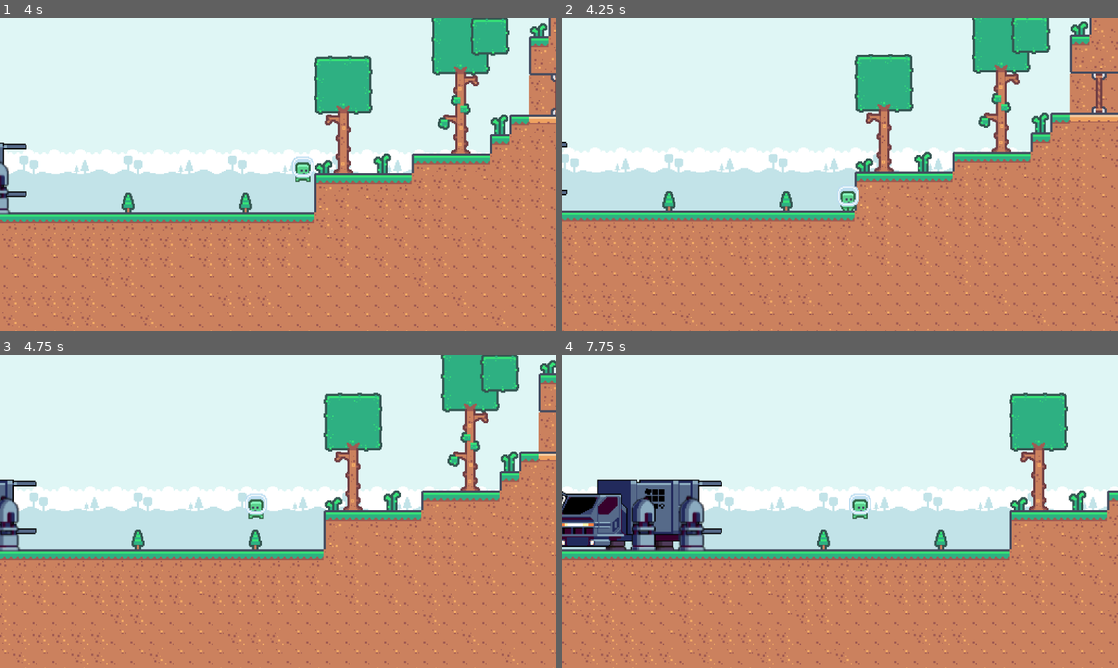
Above: before the commit, frames 1-4 (two rows, left to right).
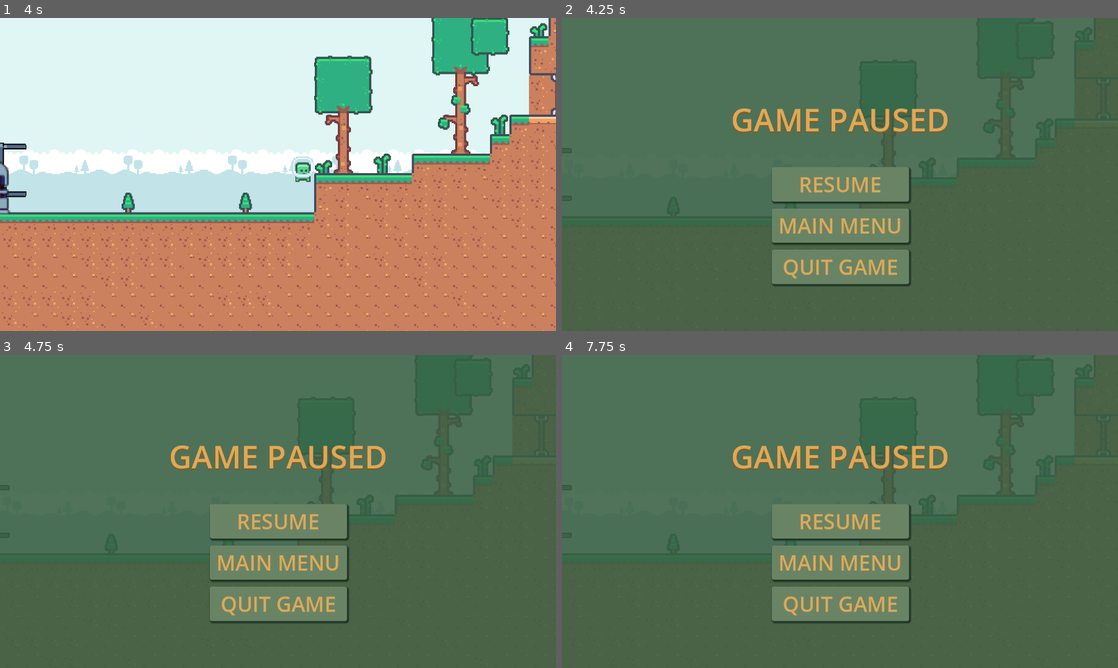
Above: after the commit, the same moments.

Repository: Nexilios/SideScrollingDelivery
Game: Godot game, scene res://scenes/game.tscn
Two runs of this game, one before a commit and one after it. Both use one fixed random seed, a clock stepped at 60 frames per second and the inputs below. Sound files missing from this copy of the repository are replaced by a short silence.
Inputs:
- Up to frame 1 (4 s): hold E (interact) 0.53-1.28 s; hold D (move_right) 0.53-2.03 s; tap Space (jump) at 0.77, 1.52, 3.02, 3.77 s; tap E (interact) at 1.35, 2.85 s; hold A (move_left) 2.03-2.78 s; hold E (interact) 2.03-2.78 s; hold D (move_right) from 2.78 s (still down); hold E (interact) from 3.53 s (still down)
- Up to frame 2 (4.25 s): keep holding D (move_right); keep holding E (interact); tap Escape (pause) at 4.15 s
- Up to frame 3 (4.75 s): release D (move_right) at 4.28 s; release E (interact) at 4.28 s; hold A (move_left) from 4.28 s (still down); tap E (interact) at 4.35 s; tap Space (jump) at 4.52 s
- Up to frame 4 (7.75 s): release A (move_left) at 5.03 s; hold D (move_right) 5.03-5.78 s; hold E (interact) 5.03-5.78 s; hold A (move_left) 5.78-7.28 s; tap E (interact) at 5.85, 7.35 s; tap Space (jump) at 6.02, 6.77, 7.52 s; hold E (interact) 6.53-7.28 s; hold D (move_right) from 7.28 s (still down)

Frame 1 is identical in both runs. In frame 2, 99% of the frame differs, in the area x 0-100%, y 0-100%; in frame 3, 100%; in frame 4, 100%.
Error before the commit: Parse Error: Could not find type "Recipient" in the current scope. (res://scripts/game_manager.gd:6)

Commit message:
Main Delivery Mechanics, Optimizations, Sounds
+ Finished package delivery mechanic.
+ Added sound for spawning packages.
+ Imported spritesheet for UI.
+ Added DeliveryArrow to Player for directing player to recipient.
~ Optimized priority area2d implementations

Diff:
--- /dev/null
+++ b/scenes/direction_arrow.tscn
@@ -0,0 +1,12 @@
+[gd_scene load_steps=3 format=3 uid="uid://bvorb3bstchs8"]
+
+[ext_resource type="Texture2D" uid="uid://1ww3o78roqib" path="res://assets/tileset/UIpackSheet_transparent.png" id="1_gpgil"]
+[ext_resource type="Script" path="res://scripts/direction_arrow.gd" id="1_kb03g"]
+
+[node name="DirectionArrow" type="Node2D"]
+script = ExtResource("1_kb03g")
+
+[node name="Sprite2D" type="Sprite2D" parent="."]
+texture = ExtResource("1_gpgil")
+region_enabled = true
+region_rect = Rect2(306, 434, 16, 12)
--- a/scenes/game.tscn
+++ b/scenes/game.tscn
@@ -1,10 +1,12 @@
-[gd_scene load_steps=12 format=3 uid="uid://dl0ja6aeutr2y"]
+[gd_scene load_steps=18 format=3 uid="uid://dl0ja6aeutr2y"]
 
 [ext_resource type="PackedScene" uid="uid://kadvgg4106co" path="res://scenes/game_manager.tscn" id="1_41nem"]
 [ext_resource type="PackedScene" uid="uid://bkyprnm4r55ag" path="res://scenes/player.tscn" id="1_byd86"]
 [ext_resource type="Texture2D" uid="uid://bi15a10ptvwf2" path="res://assets/tileset/tilemap-backgrounds.png" id="1_gqarg"]
 [ext_resource type="Texture2D" uid="uid://ngxhyvubepfh" path="res://assets/tileset/tilemap.png" id="2_sk5vj"]
 [ext_resource type="PackedScene" uid="uid://db6p0de700xhc" path="res://scenes/truck.tscn" id="4_xj2wq"]
+[ext_resource type="PackedScene" uid="uid://c7bg808610anm" path="res://scenes/pause_menu.tscn" id="6_a1vf7"]
+[ext_resource type="PackedScene" uid="uid://k1c2d2ls26nu" path="res://scenes/recipient_area.tscn" id="7_2wt5h"]
 
 [sub_resource type="TileSetAtlasSource" id="TileSetAtlasSource_jjw2x"]
 texture = ExtResource("1_gqarg")
@@ -657,10 +659,30 @@
 [sub_resource type="WorldBoundaryShape2D" id="WorldBoundaryShape2D_uhqjm"]
 normal = Vector2(-1, 0)
 
+[sub_resource type="RectangleShape2D" id="RectangleShape2D_iphdu"]
+size = Vector2(22, 26)
+
+[sub_resource type="RectangleShape2D" id="RectangleShape2D_2x4hr"]
+size = Vector2(22, 25)
+
+[sub_resource type="RectangleShape2D" id="RectangleShape2D_gw7pq"]
+size = Vector2(22, 24)
+
+[sub_resource type="RectangleShape2D" id="RectangleShape2D_1wn16"]
+size = Vector2(22, 24)
+
 [node name="Game" type="Node2D"]
 
-[node name="GameManager" parent="." node_paths=PackedStringArray("truck") instance=ExtResource("1_41nem")]
+[node name="CanvasLayer" type="CanvasLayer" parent="."]
+
+[node name="PauseMenu" parent="CanvasLayer" instance=ExtResource("6_a1vf7")]
+visible = false
+
+[node name="GameManager" parent="." node_paths=PackedStringArray("pause_menu", "truck", "recipients_folder") instance=ExtResource("1_41nem")]
+unique_name_in_owner = true
+pause_menu = NodePath("../CanvasLayer/PauseMenu")
 truck = NodePath("../Truck")
+recipients_folder = NodePath("../Recipients")
 
 [node name="Background" type="TileMap" parent="."]
 tile_set = SubResource("TileSet_08dui")
@@ -710,6 +732,40 @@
 position_smoothing_enabled = true
 editor_draw_limits = true
 
+[node name="Recipients" type="Node" parent="."]
+
+[node name="RecipientArea" parent="Recipients" instance=ExtResource("7_2wt5h")]
+position = Vector2(957, 460)
+
+[node name="CollisionShape2D" parent="Recipients/RecipientArea" index="1"]
+shape = SubResource("RectangleShape2D_iphdu")
+
+[node name="RecipientArea2" parent="Recipients" instance=ExtResource("7_2wt5h")]
+position = Vector2(1065, 458)
+
+[node name="CollisionShape2D" parent="Recipients/RecipientArea2" index="1"]
+position = Vector2(0, 1.5)
+shape = SubResource("RectangleShape2D_2x4hr")
+
+[node name="RecipientArea3" parent="Recipients" instance=ExtResource("7_2wt5h")]
+position = Vector2(-69, 551)
+
+[node name="CollisionShape2D" parent="Recipients/RecipientArea3" index="1"]
+position = Vector2(0, -1)
+shape = SubResource("RectangleShape2D_gw7pq")
+
+[node name="RecipientArea4" parent="Recipients" instance=ExtResource("7_2wt5h")]
+position = Vector2(-195, 552)
+
+[node name="CollisionShape2D" parent="Recipients/RecipientArea4" index="1"]
+position = Vector2(0, -2)
+shape = SubResource("RectangleShape2D_1wn16")
+
 [node name="Truck" parent="." instance=ExtResource("4_xj2wq")]
 z_index = 1
 position = Vector2(317, 531)
+
+[editable path="Recipients/RecipientArea"]
+[editable path="Recipients/RecipientArea2"]
+[editable path="Recipients/RecipientArea3"]
+[editable path="Recipients/RecipientArea4"]
--- /dev/null
+++ b/scenes/package_spawn_sound.tscn
@@ -0,0 +1,8 @@
+[gd_scene load_steps=2 format=3 uid="uid://b3dvn3oy11kkj"]
+
+[ext_resource type="AudioStream" uid="uid://c3robvisqxaw7" path="res://assets/sounds/poof.mp3" id="1_br1r4"]
+
+[node name="AudioStreamPlayer2D" type="AudioStreamPlayer2D"]
+stream = ExtResource("1_br1r4")
+autoplay = true
+bus = &"SFX"
--- a/scenes/packages/base_package.tscn
+++ b/scenes/packages/base_package.tscn
@@ -2,7 +2,7 @@
 
 [ext_resource type="Script" path="res://scripts/package.gd" id="1_hdy3s"]
 [ext_resource type="PackedScene" uid="uid://4skxeuoh7okk" path="res://scenes/hovering_label.tscn" id="2_djtao"]
-[ext_resource type="Script" path="res://scripts/priority_area2d.gd" id="2_fclgs"]
+[ext_resource type="Script" path="res://scripts/package_area.gd" id="2_rj1mu"]
 
 [sub_resource type="LabelSettings" id="LabelSettings_7732v"]
 font_size = 20
@@ -12,6 +12,7 @@
 shadow_offset = Vector2(0.855, 1.19)
 
 [node name="Package" type="RigidBody2D"]
+z_index = 1
 collision_layer = 4
 collision_mask = 7
 script = ExtResource("1_hdy3s")
@@ -25,11 +26,12 @@
 collision_mask = 2
 input_pickable = false
 monitorable = false
-script = ExtResource("2_fclgs")
+script = ExtResource("2_rj1mu")
 
 [node name="CollisionShape2D" type="CollisionShape2D" parent="CollectArea"]
 
 [node name="Label" parent="." instance=ExtResource("2_djtao")]
+unique_name_in_owner = true
 offset_left = -6.0
 offset_top = -40.0
 offset_right = 6.0
@@ -38,8 +40,8 @@
 text = "E"
 label_settings = SubResource("LabelSettings_7732v")
 
-[connection signal="body_entered" from="CollectArea" to="." method="_on_body_entered"]
-[connection signal="body_exited" from="CollectArea" to="." method="_on_body_exited"]
-[connection signal="handle_interaction" from="CollectArea" to="." method="_handle_interaction"]
+[connection signal="body_entered" from="CollectArea" to="CollectArea" method="_on_body_entered"]
+[connection signal="body_exited" from="CollectArea" to="CollectArea" method="_on_body_exited"]
+[connection signal="handle_interaction" from="CollectArea" to="CollectArea" method="_handle_interaction"]
 
 [editable path="Label"]
--- /dev/null
+++ b/scenes/packages/package_spawn_particle.tscn
@@ -0,0 +1,25 @@
+[gd_scene load_steps=3 format=3 uid="uid://d0ht6ved7bxqu"]
+
+[sub_resource type="Curve" id="Curve_2ncml"]
+_data = [Vector2(0, 1), 0.0, 0.0, 0, 0, Vector2(1, 0), 0.0, 0.0, 0, 0]
+point_count = 2
+
+[sub_resource type="Gradient" id="Gradient_o3jxo"]
+offsets = PackedFloat32Array(0, 0.427027)
+colors = PackedColorArray(0.911623, 0.59848, 0.130493, 1, 1, 1, 1, 1)
+
+[node name="SpawnParticle" type="CPUParticles2D"]
+emitting = false
+amount = 50
+lifetime = 0.5
+one_shot = true
+explosiveness = 1.0
+spread = 180.0
+gravity = Vector2(0, 0)
+initial_velocity_min = 25.0
+initial_velocity_max = 75.0
+scale_amount_min = 2.0
+scale_amount_max = 4.0
+scale_amount_curve = SubResource("Curve_2ncml")
+color = Color(0.99441, 0.765307, 0.494972, 1)
+color_ramp = SubResource("Gradient_o3jxo")
--- a/scenes/player.tscn
+++ b/scenes/player.tscn
@@ -1,7 +1,8 @@
-[gd_scene load_steps=9 format=3 uid="uid://bkyprnm4r55ag"]
+[gd_scene load_steps=10 format=3 uid="uid://bkyprnm4r55ag"]
 
 [ext_resource type="Script" path="res://scripts/player.gd" id="1_k4knk"]
 [ext_resource type="Texture2D" uid="uid://daeaegn0u47hy" path="res://assets/character/tilemap-characters.png" id="2_iwedn"]
+[ext_resource type="PackedScene" uid="uid://bvorb3bstchs8" path="res://scenes/direction_arrow.tscn" id="3_mui1g"]
 
 [sub_resource type="AtlasTexture" id="AtlasTexture_wimg1"]
 atlas = ExtResource("2_iwedn")
@@ -68,3 +69,7 @@
 [node name="CollisionShape2D" type="CollisionShape2D" parent="."]
 position = Vector2(0, -6.05)
 shape = SubResource("CircleShape2D_y2o81")
+
+[node name="DirectionArrow" parent="." node_paths=PackedStringArray("player") instance=ExtResource("3_mui1g")]
+position = Vector2(0, -38)
+player = NodePath("..")
--- /dev/null
+++ b/scenes/recipient_area.tscn
@@ -0,0 +1,70 @@
+[gd_scene load_steps=7 format=3 uid="uid://k1c2d2ls26nu"]
+
+[ext_resource type="Script" path="res://scripts/recipient.gd" id="1_6m0r2"]
+[ext_resource type="Script" path="res://scripts/hovering_label.gd" id="2_kq85f"]
+[ext_resource type="AudioStream" uid="uid://d0h46m4ngkk7q" path="res://assets/sounds/delivery_sfx.mp3" id="3_fealk"]
+
+[sub_resource type="LabelSettings" id="LabelSettings_5mm3c"]
+font_color = Color(0.947199, 0.947199, 0.947199, 1)
+shadow_color = Color(0.10748, 0.10748, 0.10748, 0.580392)
+shadow_offset = Vector2(0.125, 1.1)
+
+[sub_resource type="Animation" id="Animation_nuops"]
+resource_name = "recipient_text_hover"
+length = 2.0
+tracks/0/type = "value"
+tracks/0/imported = false
+tracks/0/enabled = true
+tracks/0/path = NodePath(".:position")
+tracks/0/interp = 1
+tracks/0/loop_wrap = true
+tracks/0/keys = {
+"times": PackedFloat32Array(0, 1, 2),
+"transitions": PackedFloat32Array(1, 1, 1),
+"update": 0,
+"values": [Vector2(-20, -47), Vector2(-20, -40), Vector2(-20, -47)]
+}
+
+[sub_resource type="AnimationLibrary" id="AnimationLibrary_u7nvj"]
+_data = {
+"recipient_text_hover": SubResource("Animation_nuops")
+}
+
+[node name="RecipientArea" type="Area2D"]
+collision_mask = 2
+input_pickable = false
+monitorable = false
+script = ExtResource("1_6m0r2")
+input_priority = 2
+
+[node name="PositionMarker" type="Marker2D" parent="."]
+unique_name_in_owner = true
+position = Vector2(0, 14)
+
+[node name="CollisionShape2D" type="CollisionShape2D" parent="."]
+
+[node name="HoveringLabel" type="Label" parent="." node_paths=PackedStringArray("animation_player")]
+offset_left = -20.0
+offset_top = -47.0
+offset_right = 20.0
+offset_bottom = -24.0
+text = "E"
+label_settings = SubResource("LabelSettings_5mm3c")
+horizontal_alignment = 1
+vertical_alignment = 1
+script = ExtResource("2_kq85f")
+animation_player = NodePath("AnimationPlayer")
+
+[node name="AnimationPlayer" type="AnimationPlayer" parent="HoveringLabel"]
+libraries = {
+"": SubResource("AnimationLibrary_u7nvj")
+}
+
+[node name="AudioStreamPlayer2D" type="AudioStreamPlayer2D" parent="."]
+stream = ExtResource("3_fealk")
+volume_db = -6.0
+bus = &"SFX"
+
+[connection signal="body_entered" from="." to="." method="_on_body_entered"]
+[connection signal="body_exited" from="." to="." method="_on_body_exited"]
+[connection signal="handle_interaction" from="." to="." method="_on_handle_interaction"]
--- a/scenes/truck.tscn
+++ b/scenes/truck.tscn
@@ -1,7 +1,7 @@
 [gd_scene load_steps=8 format=3 uid="uid://db6p0de700xhc"]
 
 [ext_resource type="Script" path="res://scripts/truck.gd" id="1_awhwe"]
-[ext_resource type="Texture2D" uid="uid://b5bbqg6ixxgdc" path="res://assets/truck/Truck.png" id="1_ql5yx"]
+[ext_resource type="Texture2D" uid="uid://b5bbqg6ixxgdc" path="res://assets/props/Truck.png" id="2_8w71p"]
 [ext_resource type="PackedScene" uid="uid://4skxeuoh7okk" path="res://scenes/hovering_label.tscn" id="3_8m1ba"]
 
 [sub_resource type="RectangleShape2D" id="RectangleShape2D_gsgx0"]
@@ -38,18 +38,18 @@
 
 [node name="Truck" type="Area2D"]
 position = Vector2(37, -34)
-collision_mask = 2
+collision_mask = 6
 monitorable = false
 script = ExtResource("1_awhwe")
 packages = Array[String](["res://scenes/packages/small_package.tscn", "res://scenes/packages/long_package.tscn", "res://scenes/packages/wood_package.tscn"])
 input_priority = 1
 
+[node name="Sprite2D" type="Sprite2D" parent="."]
+texture = ExtResource("2_8w71p")
+
 [node name="CollisionShape2D" type="CollisionShape2D" parent="."]
 position = Vector2(39.5, 0)
 shape = SubResource("RectangleShape2D_gsgx0")
-
-[node name="Sprite2D" type="Sprite2D" parent="."]
-texture = ExtResource("1_ql5yx")
 
 [node name="Label" parent="." node_paths=PackedStringArray("animation_player") instance=ExtResource("3_8m1ba")]
 offset_left = 37.0
--- /dev/null
+++ b/scripts/direction_arrow.gd
@@ -0,0 +1,35 @@
+## Arrow node that points to the delivery location
+class_name DeliveryArrow extends Node2D
+
+@onready var arrow_sprite: Sprite2D = $Sprite2D
+@export var player: CharacterBody2D
+
+var target_position: Vector2
+var is_active: bool = false
+
+func _ready() -> void:
+	# Hide arrow initially
+	arrow_sprite.hide()
+
+func _process(_delta) -> void:
+	if !is_active:
+		return
+
+	# Calculate direction to target
+	if target_position:
+		var direction = (target_position - player.global_position).normalized()
+
+		# Calculate rotation angle
+		var angle = direction.angle()
+
+		# Set arrow rotation
+		arrow_sprite.rotation = angle
+
+func activate(delivery_position: Vector2) -> void:
+	target_position = delivery_position
+	is_active = true
+	arrow_sprite.show()
+
+func deactivate() -> void:
+	is_active = false
+	arrow_sprite.hide()
--- a/scripts/game_manager.gd
+++ b/scripts/game_manager.gd
@@ -1,28 +1,56 @@
 class_name GameManager extends Node
 
-signal game_over(score: int)
+signal game_ended(score: int)
 
+# UI
+@export var pause_menu: PauseMenu
+@export var game_over_menu: Control
+
+# Gameplay relevant
 @export var truck: Truck
-@export var recipients: Array[Recipient]
+@export var recipients_folder: Node
 
+var recipients: Array[Recipient]
+var _timer: SceneTreeTimer
 
 func _ready() -> void:
-	if recipients.size() > 0 and truck:
-		# Randomize Recipient Order
-		recipients.shuffle()
+	if recipients_folder:
+		for recp in recipients_folder.get_children():
+			recipients.append(recp)
 
-		set_recipient_id()
-		truck.setup_recipients(recipients)
+		if recipients.size() > 0 and truck:
+			# Randomize Recipient Order
+			recipients.shuffle()
+
+			set_recipient_id()
+			truck.setup_recipients(recipients)
 
 	if truck:
 		truck.package_spawned.connect(start_game, CONNECT_ONE_SHOT)
 
+	if pause_menu:
+		pause_menu.exit_game.connect(stop_game)
+
 func start_game() -> void:
-	get_tree().create_timer(60).timeout.connect(stop_game)
+	_timer = get_tree().create_timer(60)
+	_timer.timeout.connect(game_over)
 
 func set_recipient_id() -> void:
 	for recipient in recipients:
 		recipient.set_id(recipients.find(recipient))
 
-func stop_game() -> void:
-	pass
+func game_over() -> void:
+	HighscoreManager.save_highscore()
+	_timer = null
+
+	# Show game over scene
+
+
+func stop_game(quit: bool) -> void:
+	HighscoreManager.save_highscore()
+
+	if quit:
+		get_tree().quit()
+	else:
+		# Back to main menu
+		pass
--- a/scripts/input_manager.gd
+++ b/scripts/input_manager.gd
@@ -8,7 +8,7 @@
 func unregister_area(area: PriorityArea2D):
 	interaction_areas.erase(area)
 
-func handle_interaction():
+func handle_interaction(player: Player):
 	if interaction_areas.is_empty():
 		return
 
@@ -20,4 +20,4 @@
 
 	# Handle only the highest priority interaction
 	if sorted_areas.size() > 0:
-		sorted_areas[0].handle_interaction.emit()
+		sorted_areas[0].handle_interaction.emit(player)
--- a/scripts/package.gd
+++ b/scripts/package.gd
@@ -1,14 +1,21 @@
 class_name BasePackage extends RigidBody2D
-
-@onready var label: HoveringLabel = $Label
-@onready var collect_area: Area2D = $CollectArea
 
 @export var package_score: float = 50.0
 
+var _recipient_location: Vector2:
+	set = set_recipient_location,
+	get = get_recipient_location
 
 var _package_id: int:
-	set = set_package_id
+	set = set_package_id,
+	get = get_package_id
 
+
+func set_recipient_location(loc: Vector2) -> void:
+	_recipient_location = loc
+
+func get_recipient_location() -> Vector2:
+	return _recipient_location
 
 func set_package_id(id: int) -> void:
 	if id >= 0:
@@ -16,18 +23,3 @@
 
 func get_package_id() -> int:
 	return _package_id
-
-func _on_body_entered(body: Node2D) -> void:
-	if body is Player:
-		InputManager.register_area(collect_area)
-		if label:
-			label.start_animation()
-
-func _on_body_exited(body: Node2D) -> void:
-	if body is Player:
-		InputManager.unregister_area(collect_area)
-		if label:
-			label.stop_animation()
-
-func _handle_interaction() -> void:
-	pass # Replace with function body.
--- /dev/null
+++ b/scripts/package_area.gd
@@ -0,0 +1,38 @@
+class_name PackageCollectArea extends PriorityArea2D
+
+@onready var label: HoveringLabel = %Label
+
+const pickup_sound_scene: PackedScene = preload("res://scenes/pickup_sound.tscn")
+
+func _on_body_entered(body: Node2D) -> void:
+	super(body)
+	if body is Player:
+		if label:
+			label.start_animation()
+
+func _on_body_exited(body: Node2D) -> void:
+	super(body)
+	if body is Player:
+		if label:
+			label.stop_animation()
+
+func _handle_interaction(player: Player) -> void:
+	if not player.package_held.is_empty():
+		return
+
+	if pickup_sound_scene:
+		var pickup_sound: AudioStreamPlayer2D = pickup_sound_scene.instantiate()
+		get_tree().root.add_child(pickup_sound)
+		pickup_sound.finished.connect(
+			func(): pickup_sound.queue_free()
+		, CONNECT_ONE_SHOT)
+
+	var package_data: Dictionary = {
+		"ID" = get_parent().get_package_id(),
+		"Score" = get_parent().package_score,
+		"Destination" = get_parent().get_recipient_location(),
+	}
+
+	player.package_collected(package_data)
+
+	get_parent().queue_free.call_deferred()
--- a/scripts/player.gd
+++ b/scripts/player.gd
@@ -1,3 +1,4 @@
+## Player character class
 class_name Player extends CharacterBody2D
 
 # Jump configuration
@@ -10,12 +11,24 @@
 @export var speed: float = 125.0
 @export var push_force: float = 30.0
 
+# Player animated sprite reference
+@onready var animated_sprite: AnimatedSprite2D = $AnimatedSprite2D
+@onready var direction_arrow: DeliveryArrow = $DirectionArrow
+
 # Automatically calculated physics variables
 var jump_velocity: float
 var jump_gravity: float
 var fall_gravity: float
+var package_held: Dictionary
 
-@onready var animated_sprite: AnimatedSprite2D = $AnimatedSprite2D
+
+func package_collected(package_data: Dictionary) -> void:
+	package_held = package_data
+	direction_arrow.activate(package_held.Destination)
+
+func package_delivered() -> void:
+	package_held.clear()
+	direction_arrow.deactivate()
 
 func _ready() -> void:
 	# Calculate initial jump velocity needed to reach desired height
@@ -28,9 +41,9 @@
 	fall_gravity = (2.0 * jump_height * cell_size) / pow(jump_time_to_descent, 2)
 
 # Handle Interactions
-func _unhandled_input(event):
+func _input(event: InputEvent) -> void:
 	if event.is_action_pressed("interact"):
-		InputManager.handle_interaction()
+		InputManager.handle_interaction(self)
 
 func _physics_process(delta: float) -> void:
 	# Apply appropriate gravity based on vertical movement
--- a/scripts/priority_area2d.gd
+++ b/scripts/priority_area2d.gd
@@ -3,7 +3,17 @@
 class_name PriorityArea2D extends Area2D
 
 ## Will emit this signal when there's interaction input.
-signal handle_interaction
+signal handle_interaction(player: Player)
 
 ## Lower number = higher priority
 @export var input_priority = 0
+
+
+func _on_body_entered(body: Node2D) -> void:
+	if body is Player:
+		InputManager.register_area(self)
+
+
+func _on_body_exited(body: Node2D) -> void:
+	if body is Player:
+		InputManager.unregister_area(self)
--- /dev/null
+++ b/scripts/recipient.gd
@@ -0,0 +1,55 @@
+class_name Recipient extends PriorityArea2D
+
+signal package_delivered(score: int)
+signal update_truck(recipient_id: int)
+
+@onready var label: HoveringLabel = $HoveringLabel
+@onready var audio: AudioStreamPlayer2D = $AudioStreamPlayer2D
+
+var recipient_location: Vector2
+
+func get_recipient_position() -> Vector2:
+	return %PositionMarker.global_position
+
+var _id: int:
+	set = set_id
+
+func set_id(id: int) -> void:
+	if id >= 0:
+		_id = id
+
+func get_id() -> int:
+	return _id
+
+func _player_have_correct_package(player: Player) -> bool:
+	if player.package_held.is_empty():
+		return false
+
+	return player.package_held.ID == get_id()
+
+func _on_body_entered(body: Node2D) -> void:
+	super(body)
+	if body is Player and _player_have_correct_package(body):
+		label.start_animation()
+
+func _on_body_exited(body: Node2D) -> void:
+	super(body)
+	if body is Player:
+		label.stop_animation()
+
+func _on_handle_interaction(player: Player) -> void:
+	if _player_have_correct_package(player):
+		# Hide interaction label
+		label.stop_animation()
+
+		# Update truck to be able to spawn 1 more package to this recipient
+		update_truck.emit(get_id())
+
+		# Update UI
+		package_delivered.emit(player.package_held.Score)
+
+		# Clear player package_held so player able to pick up another package
+		player.package_delivered()
+
+		# Play sound
+		audio.play()
--- a/scripts/truck.gd
+++ b/scripts/truck.gd
@@ -1,56 +1,85 @@
 class_name Truck extends PriorityArea2D
+
+signal package_spawned
 
 @export var packages: Array[String]
 
+const package_particle: PackedScene = preload("res://scenes/packages/package_spawn_particle.tscn")
+const package_spawn_sound: PackedScene = preload("res://scenes/package_spawn_sound.tscn")
+
+var spawned_package: int
+
+# Keep track of when recipients can receive a package.
 var recipients_data: Dictionary
-var on_delivery: bool = false
+
 
 @onready var label: Label = $Label
 @onready var spawn_point: Marker2D = $PackageSpawnPoint
+
 
 func setup_recipients(recipients: Array[Recipient]) -> void:
 	randomize()
 	recipients_data.clear()
 
 	for recipient in recipients:
+		recipient.update_truck.connect(package_delivered)
+
 		recipients_data[recipient.get_id()] = {
-			"Status": false
+			"ID": recipient.get_id(),
+			"Status": true,
+			"Location": recipient.get_recipient_position(),
 		}
 
-func give_random_recp_id() -> int:
-	var available: Array = []
-	for key in recipients_data.keys():
-		# Check if recipient is available
-		if recipients_data[key]:
-			available.insert(key, key)
-
-	if available.is_empty():
-		return -1
-
-	return available.pick_random()
-
-func package_delivered() -> void:
-	on_delivery = false
+func package_delivered(recipient_id: int) -> void:
+	recipients_data[recipient_id].Status = true
+	spawned_package -= 1
 
 func _spawn_package() -> void:
-	on_delivery = true
-	var recipient_id: int = give_random_recp_id()
-	var package: BasePackage = load(packages.pick_random()).instantiate()
-	get_tree().root.add_child(package)
-	package.set_package_id(recipient_id)
-	package.global_position = spawn_point.global_position
+	for key in recipients_data.keys():
+		if not recipients_data[key].Status:
+			continue
 
+		var recipient_id: int = recipients_data[key].ID
+		var package: BasePackage = load(packages.pick_random()).instantiate()
+
+		get_tree().root.add_child(package)
+		package.set_package_id(recipient_id)
+		package.set_recipient_location(recipients_data[key].Location)
+		package.global_position = spawn_point.global_position
+
+		if package_particle:
+			var particle: CPUParticles2D = package_particle.instantiate()
+			spawn_point.add_child(particle)
+			particle.emitting = true
+			particle.finished.connect(particle.queue_free, CONNECT_ONE_SHOT)
+
+		spawned_package += 1
+
+		# Play sound
+		if package_spawn_sound:
+			var spawn_sound: AudioStreamPlayer2D = package_spawn_sound.instantiate()
+			add_child(spawn_sound)
+
+			spawn_sound.finished.connect(
+				func():
+					spawn_sound.queue_free()
+			, CONNECT_ONE_SHOT)
+
+		# Set recipient availability to false because they are already expecting a package.
+		recipients_data[key].Status = false
+
+		package_spawned.emit()
 
 func _on_body_entered(body: Node2D) -> void:
+	super(body)
 	if body is Player:
-		InputManager.register_area(self)
 		label.start_animation()
 
 func _on_body_exited(body: Node2D) -> void:
+	super(body)
 	if body is Player:
-		InputManager.unregister_area(self)
 		label.stop_animation()
 
-func _handle_interaction() -> void:
-	if not on_delivery:
+func _handle_interaction(_player: Player) -> void:
+	if spawned_package < recipients_data.size():
 		_spawn_package()
Renamed: assets/truck/Truck.png -> assets/props/Truck.png
Not shown, added: assets/props/Truck.png.import
Not shown, added: assets/sounds/poof.mp3.import
Binary file added: assets/tileset/UIpackSheet_transparent.png
Not shown, changed: assets/tileset/UIpackSheet_transparent.png.import
Not shown, added: assets/sounds/poof.mp3
